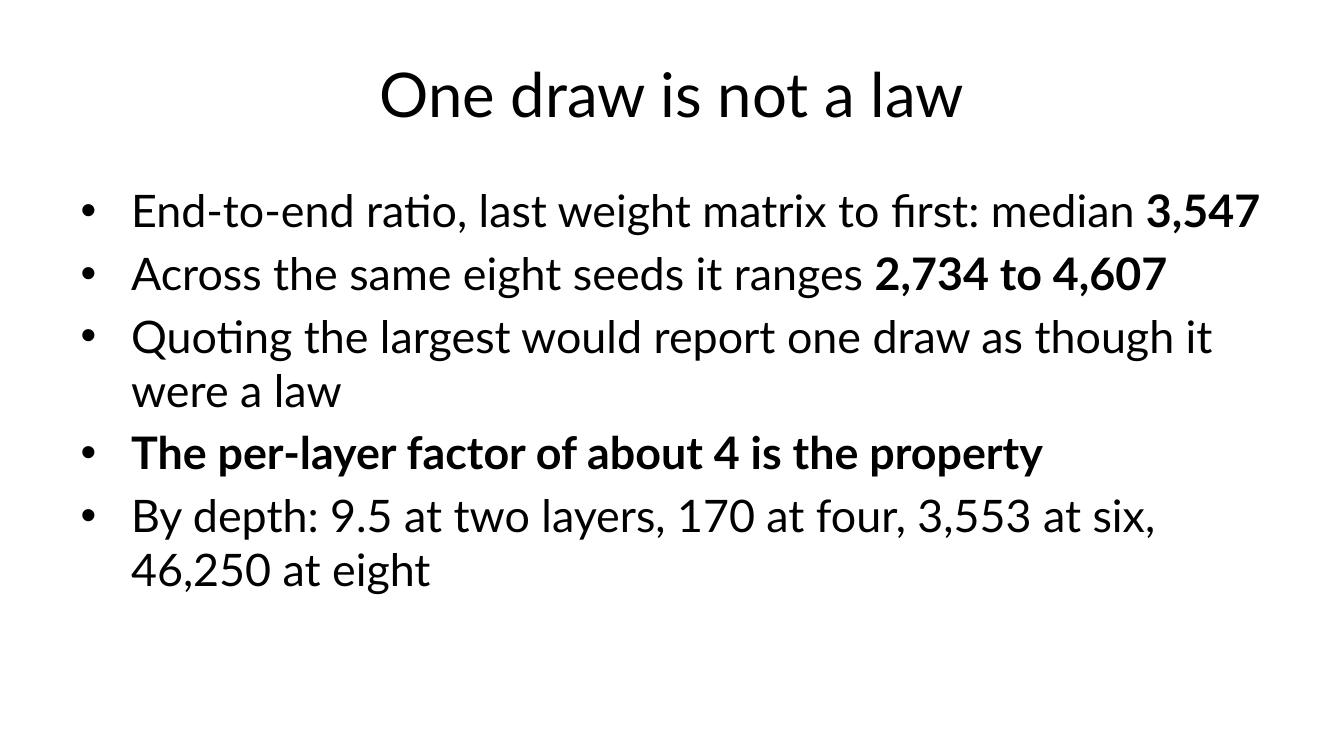
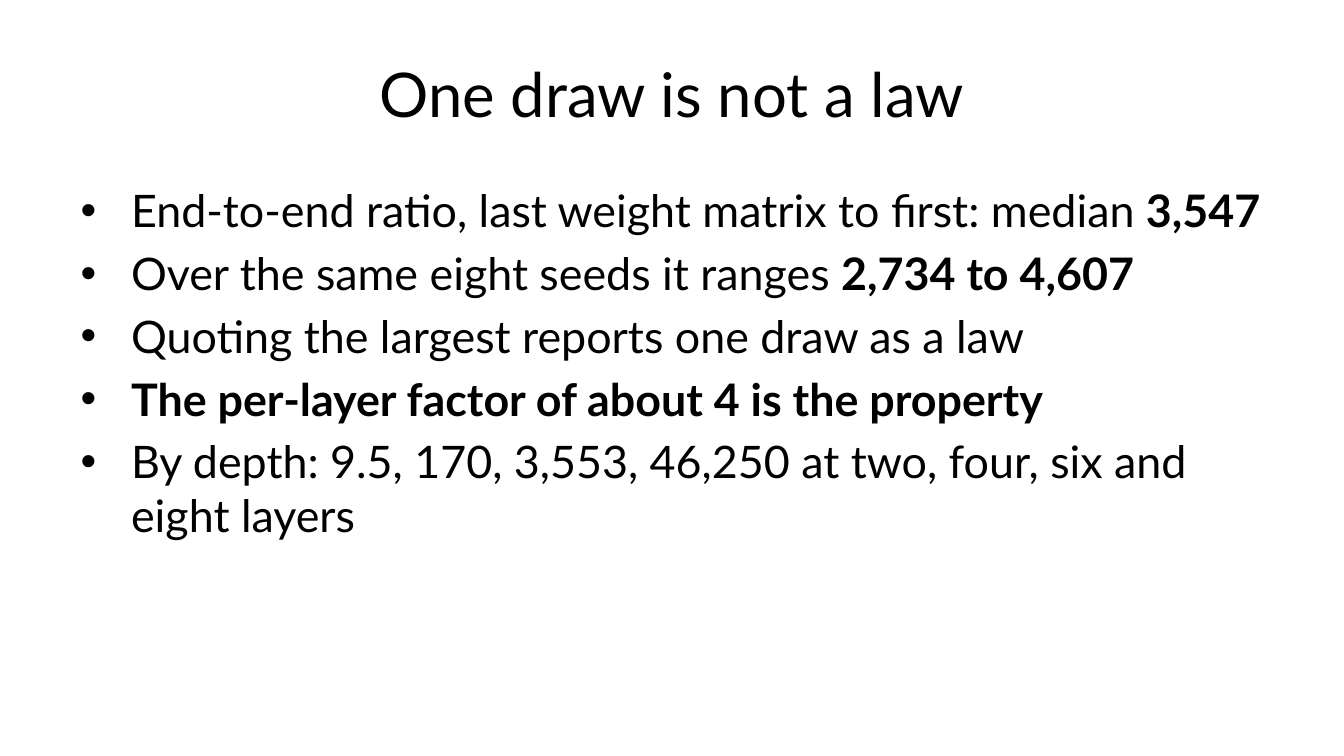
Before and after one commit to fabioantonini/technologies-for-artificial-intelligence, a slide deck: slide 48 of Lessons/09_neural_networks/Slides/neural_networks_slides.pptx. Drawn at 1344x756 pixels with LibreOffice and Linux fonts; fonts in the diff are those of the drawing; background and template pictures are left out. Boxes give left, top, right and bottom in pixels: in the first picture for what was removed or moved away, otherwise in the second. Text is boxed around its words. In the diff, an @@ line names an element or a change of style, - is before the commit and + after.

```diff
--- a/Lessons/09_neural_networks/Slides/neural_networks_slides.pptx
+++ b/Lessons/09_neural_networks/Slides/neural_networks_slides.pptx
@@ text at [131, 257, 1134, 362]: text changed @@
-• Across the same eight seeds it ranges 2,734 to 4,607
-• Quoting the largest would report one draw as though it were a law
+• Over the same eight seeds it ranges 2,734 to 4,607
+• Quoting the largest reports one draw as a law
@@ text at [131, 445, 1186, 541]: text changed @@
-• By depth: 9.5 at two layers, 170 at four, 3,553 at six, 46,250 at eight
+• By depth: 9.5, 170, 3,553, 46,250 at two, four, six and eight layers
```
Also in this commit, not shown: 7 other slides changed, 12 other files.
